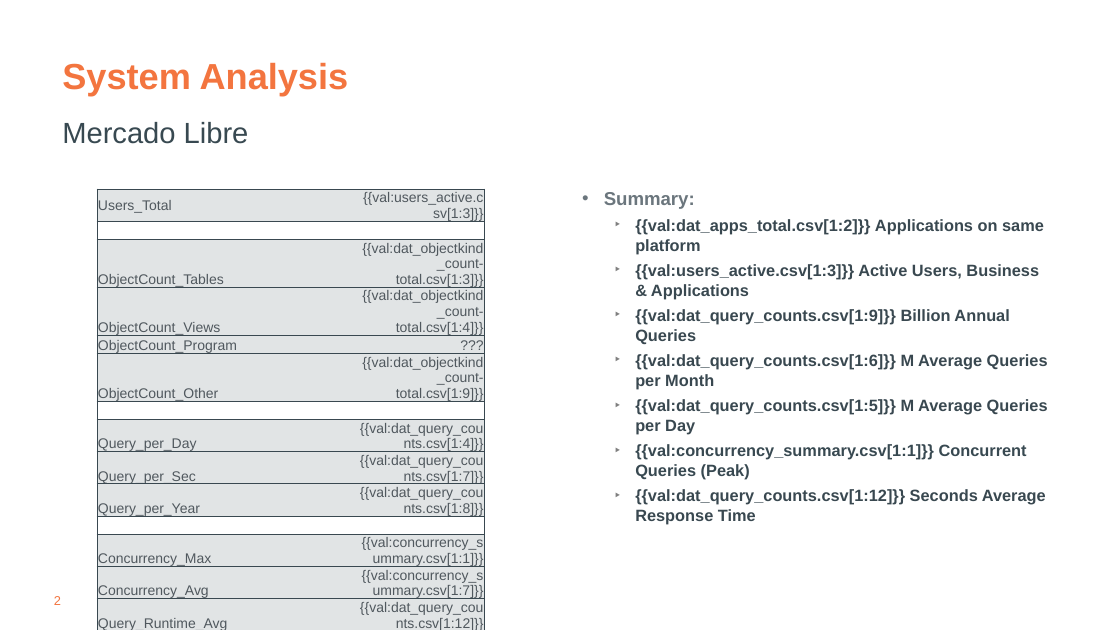
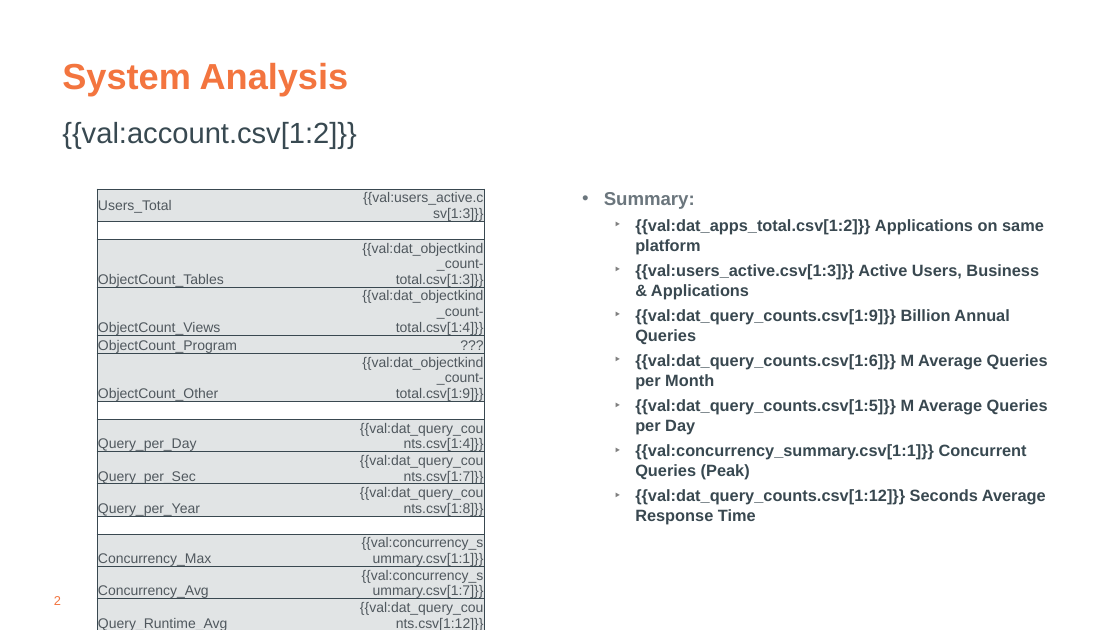
Before and after one commit to tdcoa/sql, a slide deck: slide 2 of filesets/compete_bigquery/big_query_migration_blockers.pptx. Drawn at 1120x630 pixels with LibreOffice and Linux fonts; fonts in the diff are those of the drawing; background and template pictures are left out. Boxes give left, top, right and bottom in pixels: in the first picture for what was removed or moved away, otherwise in the second. Text is boxed around its words. In the diff, an @@ line names an element or a change of style, - is before the commit and + after.

Commit message:
Update pptx template

```diff
--- a/filesets/compete_bigquery/big_query_migration_blockers.pptx
+++ b/filesets/compete_bigquery/big_query_migration_blockers.pptx
@@ text at (62,122,357,149): text changed @@
-Mercado Libre
+{{val:account.csv[1:2]}}
```
